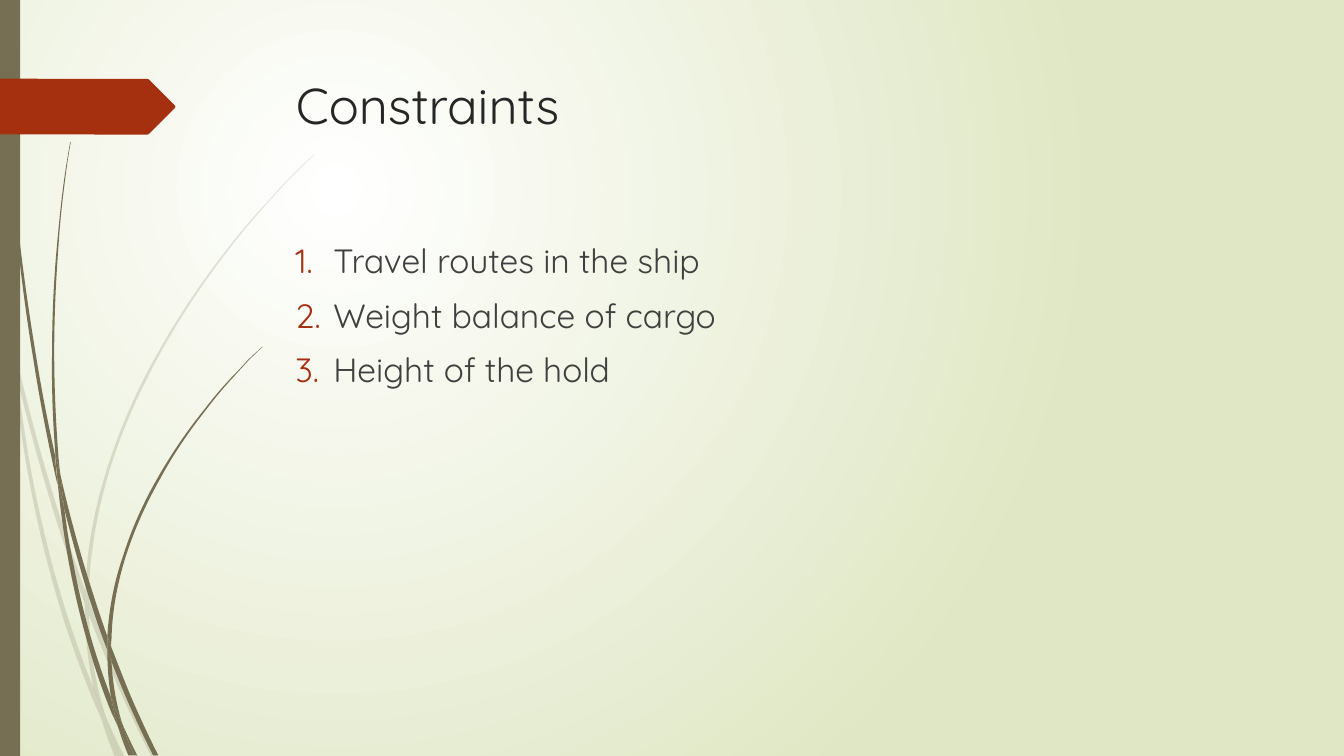
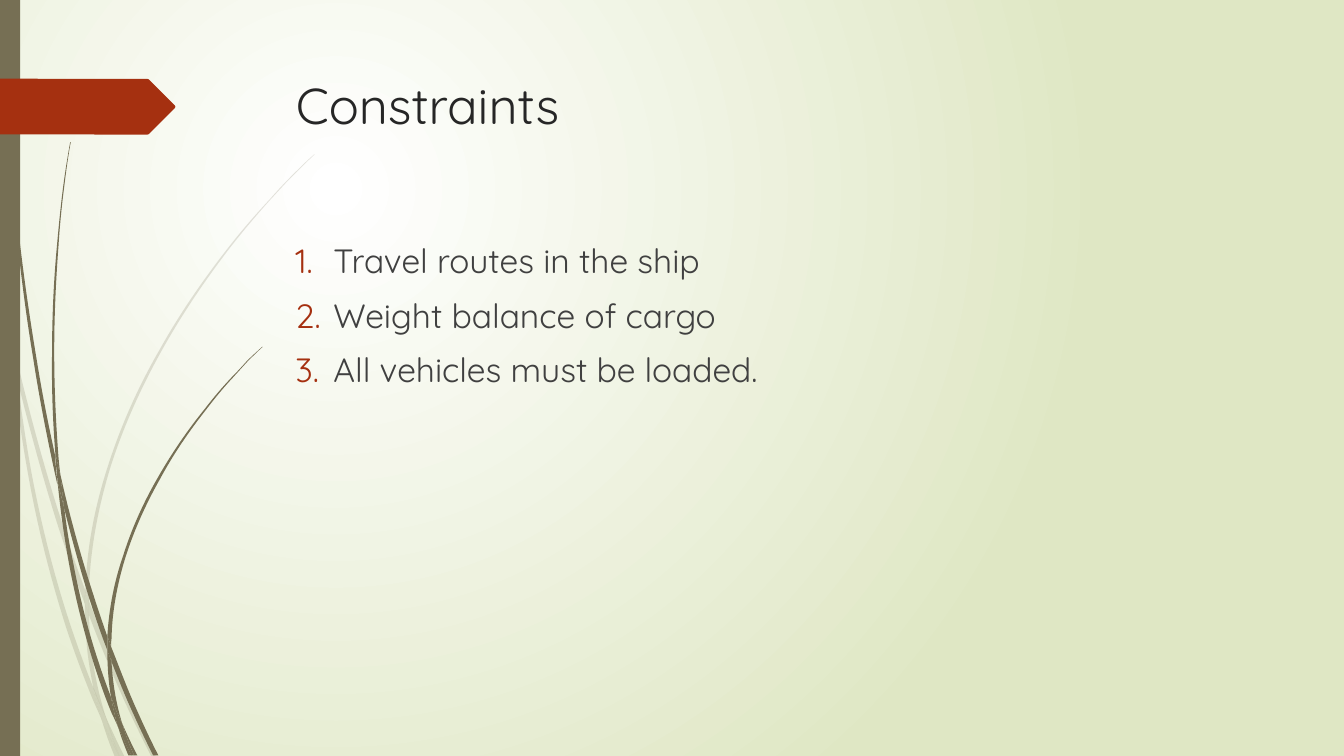
Before and after one commit to r-kurosu/kline_new, a slide deck: slide 19 of 竹田_修論発表.pptx. Drawn at 1344x756 pixels with LibreOffice and Linux fonts; fonts in the diff are those of the drawing. Boxes give left, top, right and bottom in pixels: in the first picture for what was removed or moved away, otherwise in the second. Text is boxed around its words. In the diff, an @@ line names an element or a change of style, - is before the commit and + after.

```diff
--- a/竹田_修論発表.pptx
+++ b/竹田_修論発表.pptx
@@ text at (x1=333, y1=357, x2=758, y2=383): text changed @@
-3. Height of the hold
+3. All vehicles must be loaded.
```
Also in this commit, not shown: 6 other slides changed, 2 slides added.
